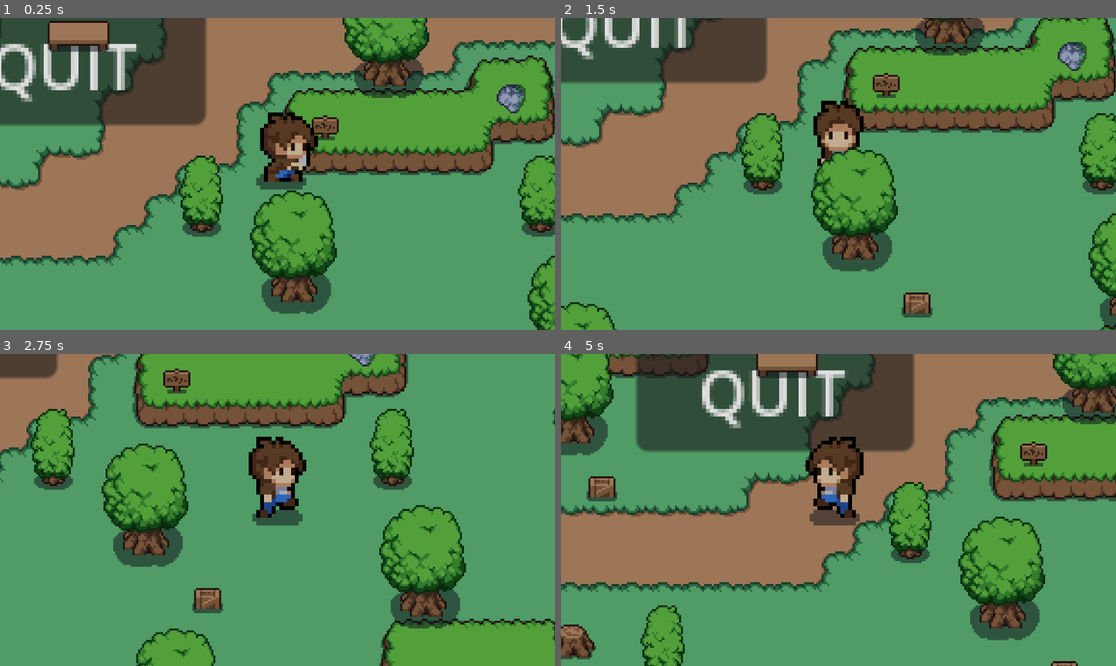
Above: before the commit, frames 1-4 (two rows, left to right).
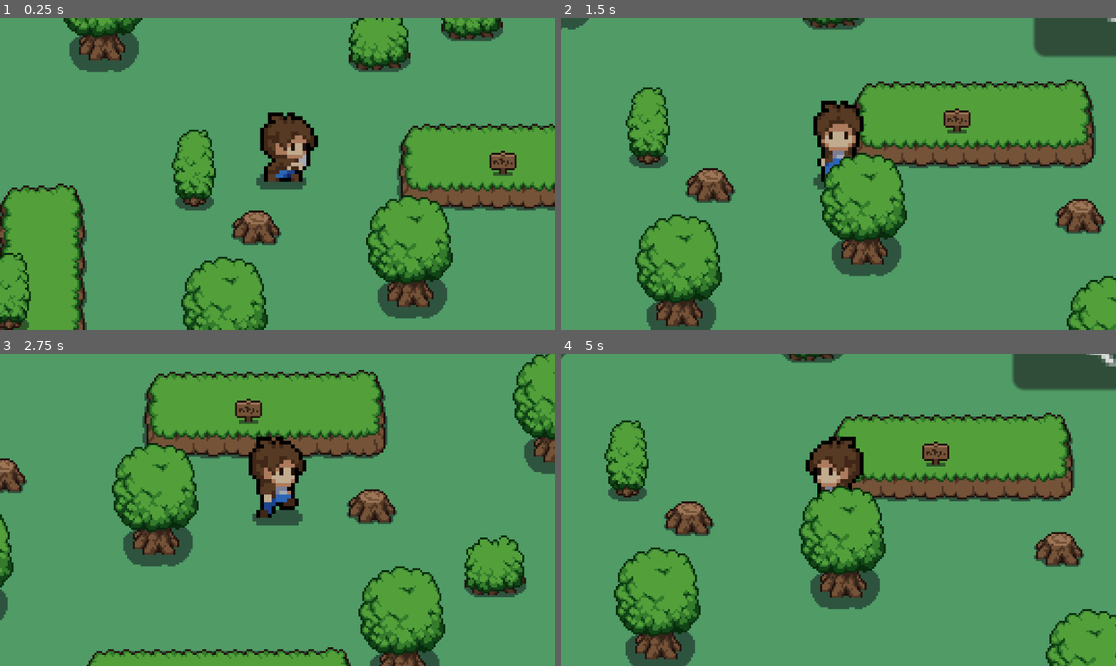
Above: after the commit, the same moments.

Repository: Elijah-eshayBaa/Final-Swords-project
Game: Godot game, scene res://Scenes/world.tscn
Same seed, same stepped clock (60 frames per second), same inputs: the game is played once before the commit and once after it.
Inputs (mouse positions are in pixels of both pictures, inside the frame that each line leads up to):
- Up to frame 1 (0.25 s): no input
- Up to frame 2 (1.5 s): tap Enter at 0.5 s; move the mouse to (960, 158) at 0.52 s; hold D (right) 0.53-1.28 s; click (960, 158) at 0.6 s; move the mouse to (727, 189) at 1.27 s; hold S (down) from 1.28 s (still down); click (727, 189) at 1.35 s
- Up to frame 3 (2.75 s): move the mouse to (333, 441) at 2.02 s; release S (down) at 2.03 s; hold D (right) from 2.03 s (still down); click (333, 441) at 2.1 s
- Up to frame 4 (5 s): move the mouse to (810, 572) at 2.77 s; release D (right) at 2.78 s; hold W (up) 2.78-3.53 s; click (810, 572) at 2.85 s; move the mouse to (1005, 556) at 3.52 s; hold A (left) from 3.53 s (still down); click (1005, 556) at 3.6 s; tap Escape (pause) at 4.15 s; move the mouse to (672, 463) at 4.27 s; click (672, 463) at 4.35 s

The runs differ from the first frame. In frame 1, 70% of the frame differs, in the area x 0-100%, y 0-100%; in frame 2, 56%; in frame 3, 41%; in frame 4, 66%.
Error before the commit: Parse Error: Cannot find property "tree" on base "Callable". (res://pause_menu.gd:10)

Commit message:
MENU MENU
NOT DONE

Diff:
--- a/Scenes/world.tscn
+++ b/Scenes/world.tscn
@@ -122,8 +122,8 @@
 
 [node name="TileMap" type="TileMap" parent="."]
 y_sort_enabled = true
-position = Vector2(11, 30)
-scale = Vector2(0.5, 0.5)
+position = Vector2(0.125, -0.215)
+scale = Vector2(0.25, 0.25)
 tile_set = SubResource("TileSet_oqvpk")
 rendering_quadrant_size = 1
 collision_animatable = true
@@ -141,16 +141,19 @@
 
 [node name="player" parent="." instance=ExtResource("4_8kb7q")]
 y_sort_enabled = true
-position = Vector2(300, 196)
+position = Vector2(137.5, 86.5)
 scale = Vector2(0.5, 0.5)
 
 [node name="enemy" parent="." instance=ExtResource("5_bqrvy")]
-position = Vector2(135, 148.5)
+position = Vector2(43, 34.5)
 
-[node name="Camera2D" type="Camera2D" parent="."]
+[node name="PauseMenu" parent="." instance=ExtResource("7_3hi1u")]
+offset_left = 216.0
+offset_top = 1.0
+offset_right = 288.0
+offset_bottom = 67.0
 
-[node name="PauseMenu" parent="Camera2D" instance=ExtResource("7_3hi1u")]
-offset_left = 204.5
-offset_top = 120.5
-offset_right = 204.5
-offset_bottom = 120.5
+[node name="Camera2D" type="Camera2D" parent="PauseMenu"]
+position = Vector2(-102, -52)
+position_smoothing_enabled = true
+position_smoothing_speed = 4.0
--- a/pause_menu.gd
+++ b/pause_menu.gd
@@ -6,5 +6,6 @@
 	world.pauseMenu()
 
 
+
 func _on_quit_pressed():
-	get.tree().quit()
+	get_tree().change_scene_to_file("res://menu.tscn")
--- a/pause_menu.tscn
+++ b/pause_menu.tscn
@@ -7,6 +7,10 @@
 anchors_preset = 15
 anchor_right = 1.0
 anchor_bottom = 1.0
+offset_left = 3.0
+offset_top = -2.0
+offset_right = 3.0
+offset_bottom = -2.0
 grow_horizontal = 2
 grow_vertical = 2
 script = ExtResource("1_xk8ty")
